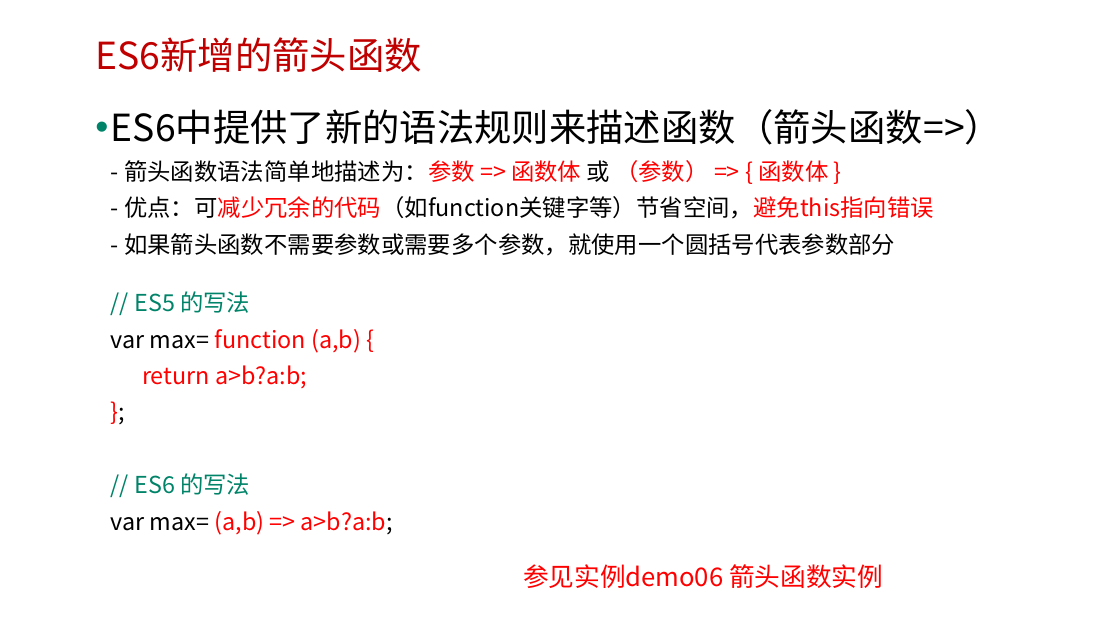
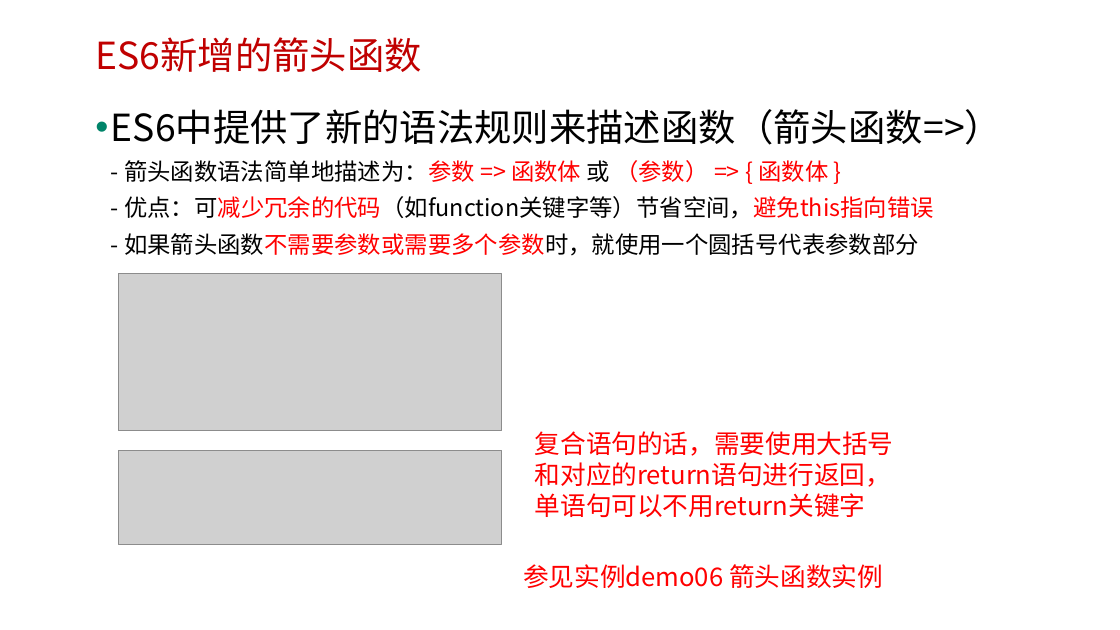
Before and after one commit to edu2act/course-javascript-advanced, a slide deck: slide 15 of 课程PPT/14.ECMAScript 6 二.pptx. Drawn at 1120x630 pixels with LibreOffice and Linux fonts; fonts in the diff are those of the drawing; grey boxes stand for pictures; background and template pictures are left out. Boxes give left, top, right and bottom in pixels: in the first picture for what was removed or moved away, otherwise in the second. Text is boxed around its words. In the diff, an @@ line names an element or a change of style, - is before the commit and + after.

```diff
--- a/课程PPT/14.ECMAScript 6 二.pptx
+++ b/课程PPT/14.ECMAScript 6 二.pptx
@@ text at [111,109,1002,256]: text changed @@
-• ES6中提供了新的语法规则来描述函数（箭头函数=>）
-  - 箭头函数语法简单地描述为：参数 => 函数体 或 （参数） => { 函数体 }
-  - 优点：可减少冗余的代码（如function关键字等）节省空间，避免this指向错误
-  - 如果箭头函数不需要参数或需要多个参数，就使用一个圆括号代表参数部分
-  // ES5 的写法
-  var max= function (a,b) {
-  return a>b?a:b;
-  };
-  // ES6 的写法
-  var max= (a,b) => a>b?a:b;
+• ES6中提供了新的语法规则来描述函数（箭头函数=>）
+  - 箭头函数语法简单地描述为：参数 => 函数体 或 （参数） => { 函数体 }
+  - 优点：可减少冗余的代码（如function关键字等）节省空间，避免this指向错误
+  - 如果箭头函数不需要参数或需要多个参数时，就使用一个圆括号代表参数部分
@@ picture added at [118,274,502,431] @@
@@ text added at [535,431,894,517], 22 pt, text #FF0000 @@
+复合语句的话，需要使用大括号
+和对应的return语句进行返回，
+单语句可以不用return关键字
@@ picture added at [118,450,502,544] @@
```
Also in this commit, not shown: 4 other slides changed, 10 other files.
